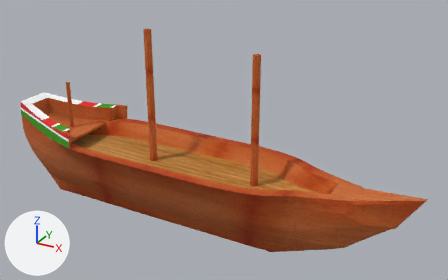
An edit to the OBJ model PA11/models/Ship.obj, drawn before and after from the same camera.
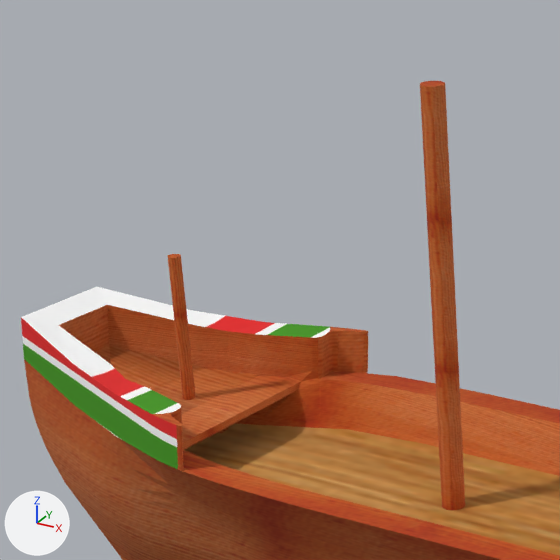
Old and new are each drawn whole from a 50 mm camera at (9.25, -14.31, 8.49) aimed at (1.19, 0.35, 1.16) and again close up on the part from 3% to 42% of the width and 1% to 63% of the height. Every picture has the same lights, and +X, +Y and +Z are marked at lower left. Where no turn or scale is listed for an object, it has been applied to the vertices. Vertices at the same position are counted once.

Names of what the first close-up shows: 'Ship_Cube.002'.
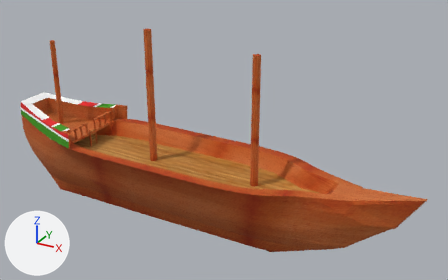
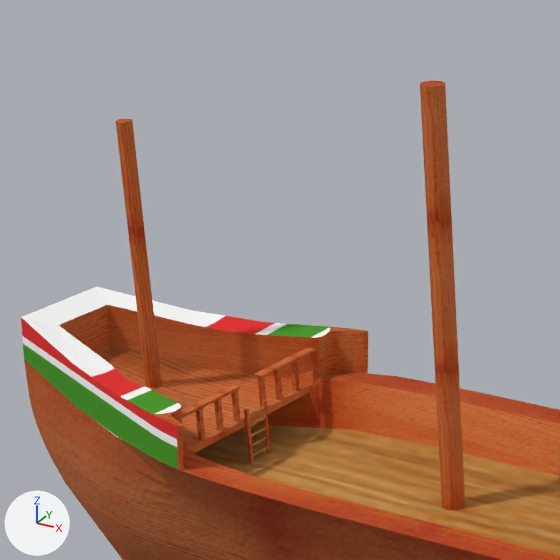
Commit message: Modified the ship model.

Location of each change, [x1, y1, x2, y2] in pixels of the close-ups (560 x 560 px; the box of a moved part takes in the faces that stretch with it):
part 1 of me_ship_cube_002, moved or reshaped: before [168, 254, 196, 400]; after [116, 119, 162, 388]
part 2 of me_ship_cube_002, built on: before [182, 370, 319, 450]; after [181, 348, 319, 463]

The edits, one by one:
me_ship_cube_002 is used by ob_ship_cube_002; location (0.0, 0.0, 0.0).
me_ship_cube_002 had 1820 vertices, 3548 faces and spanned x -6.07..7.16, y -1.53..1.53, z -1.88..4.25.
me_ship_cube_002 now has 1940 vertices, 3676 faces and spans x -6.07..7.16, y -1.53..1.53, z -1.88..4.25.
me_ship_cube_002 part 1: the loose piece of 64 vertices spanning x -4.43..-4.3, y -0.06..0.06, z 0.62..2.14 is scaled about its middle by (1.24, 1.24, 1.84), then moved by (-0.47, 0.0, 0.67).
Part 2, on me_ship_cube_002:
4 vertices in x -3.68..-3.67, y -0.96..0.95, z 0.53..0.6 move by (0.16, 0.0, 0.0).
96 vertices are added at x -3.61..-3.48, y -1.02..1.02, z 0.12..0.96.
24 new vertices lie (0.05, 0.0, 0.0) away from vertices in x -3.59, y -0.75..0.75, z 0.56..0.94.
128 new faces join them.
